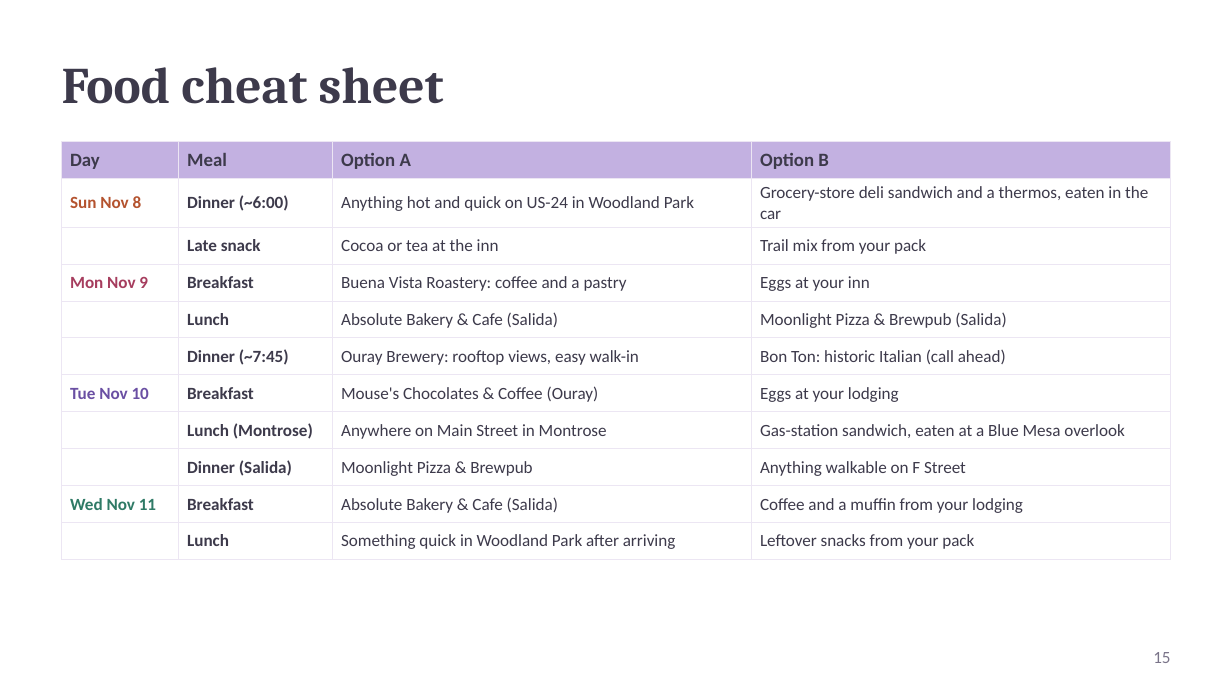
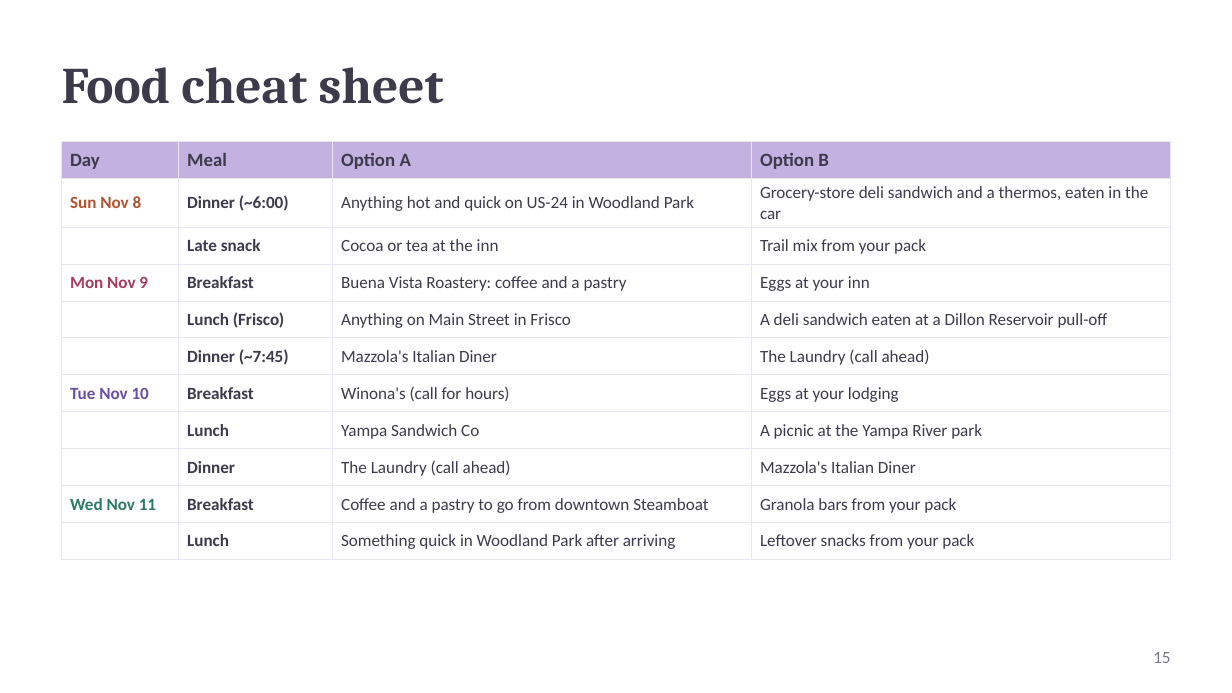
Before and after one commit to kohl-crypto/desert-to-divide, a slide deck: slide 15 of Desert-to-Divide-Tour-Guide.pptx. Drawn at 1232x693 pixels with LibreOffice and Linux fonts; fonts in the diff are those of the drawing. Boxes give left, top, right and bottom in pixels: in the first picture for what was removed or moved away, otherwise in the second. Text is boxed around its words. In the diff, an @@ line names an element or a change of style, - is before the commit and + after.

```diff
--- a/Desert-to-Divide-Tour-Guide.pptx
+++ b/Desert-to-Divide-Tour-Guide.pptx
@@ table at (62, 142, 1170, 553) @@
-row 5:  | Lunch | Absolute Bakery & Cafe (Salida) | Moonlight Pizza & Brewpub (Salida)
+row 5:  | Lunch (Frisco) | Anything on Main Street in Frisco | A deli sandwich eaten at a Dillon Reservoir pull-off
-row 6, column 3: Ouray Brewery: rooftop views, easy walk-in
+row 6, column 3: Mazzola's Italian Diner
-row 6, column 4: Bon Ton: historic Italian (call ahead)
+row 6, column 4: The Laundry (call ahead)
-row 7, column 3: Mouse's Chocolates & Coffee (Ouray)
+row 7, column 3: Winona's (call for hours)
-row 8:  | Lunch (Montrose) | Anywhere on Main Street in Montrose | Gas-station sandwich, eaten at a Blue Mesa overlook
+row 8:  | Lunch | Yampa Sandwich Co | A picnic at the Yampa River park
-row 9:  | Dinner (Salida) | Moonlight Pizza & Brewpub | Anything walkable on F Street
+row 9:  | Dinner | The Laundry (call ahead) | Mazzola's Italian Diner
-row 10, column 3: Absolute Bakery & Cafe (Salida)
+row 10, column 3: Coffee and a pastry to go from downtown Steamboat
-row 10, column 4: Coffee and a muffin from your lodging
+row 10, column 4: Granola bars from your pack
```
Also in this commit, not shown: 13 other slides changed, 19 other files.
